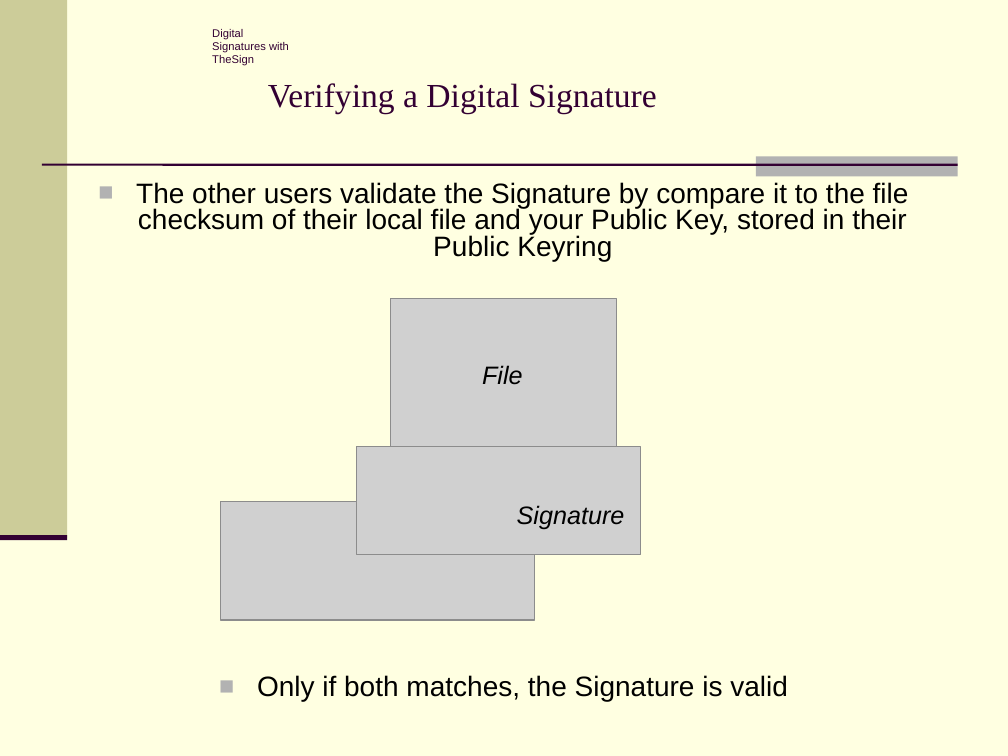
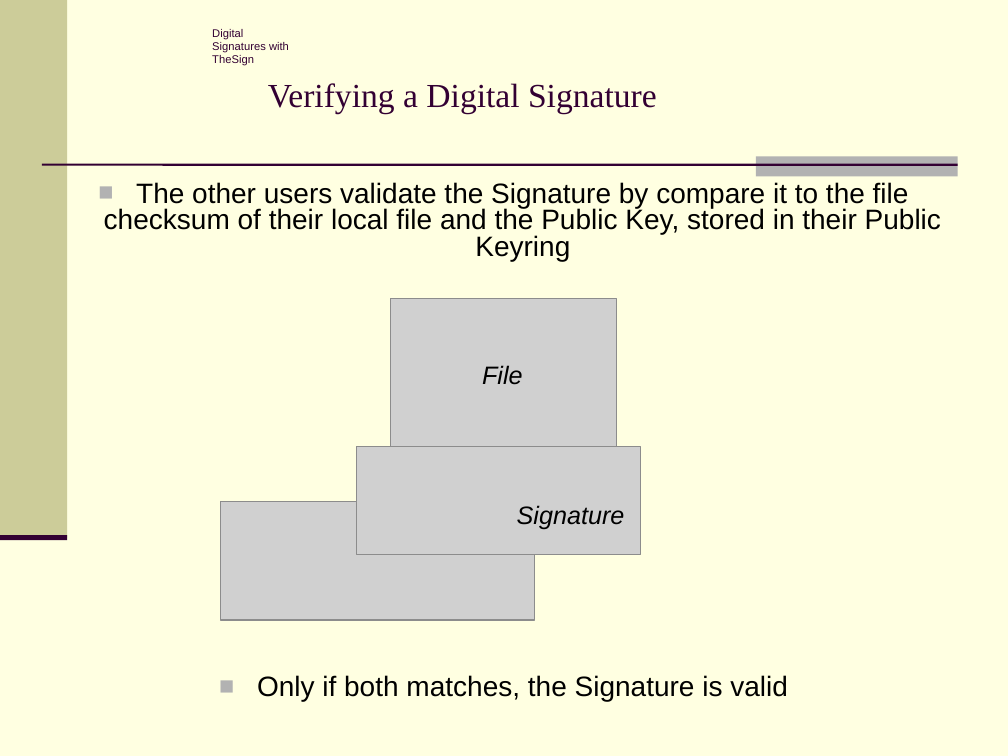
Before and after one commit to stko/thesign, a slide deck: slide 10 of TheSign_Intro.ppt (slide 8 before the commit). Drawn at 1008x756 pixels with LibreOffice and Linux fonts; fonts in the diff are those of the drawing; grey boxes stand for pictures; background and template pictures are left out. Boxes give left, top, right and bottom in pixels: in the first picture for what was removed or moved away, otherwise in the second. Text is boxed around its words. In the diff, an @@ line names an element or a change of style, - is before the commit and + after.

```diff
--- a/TheSign_Intro.ppt
+++ b/TheSign_Intro.ppt
@@ text at box(104, 182, 941, 261): text changed @@
-■ The other users validate the Signature by compare it to the file checksum of their local file and your Public Key, stored in their Public Keyring
+■ The other users validate the Signature by compare it to the file checksum of their local file and the Public Key, stored in their Public Keyring
```
Also in this commit, not shown: 3 other slides changed, 2 slides added, 5 other files.
